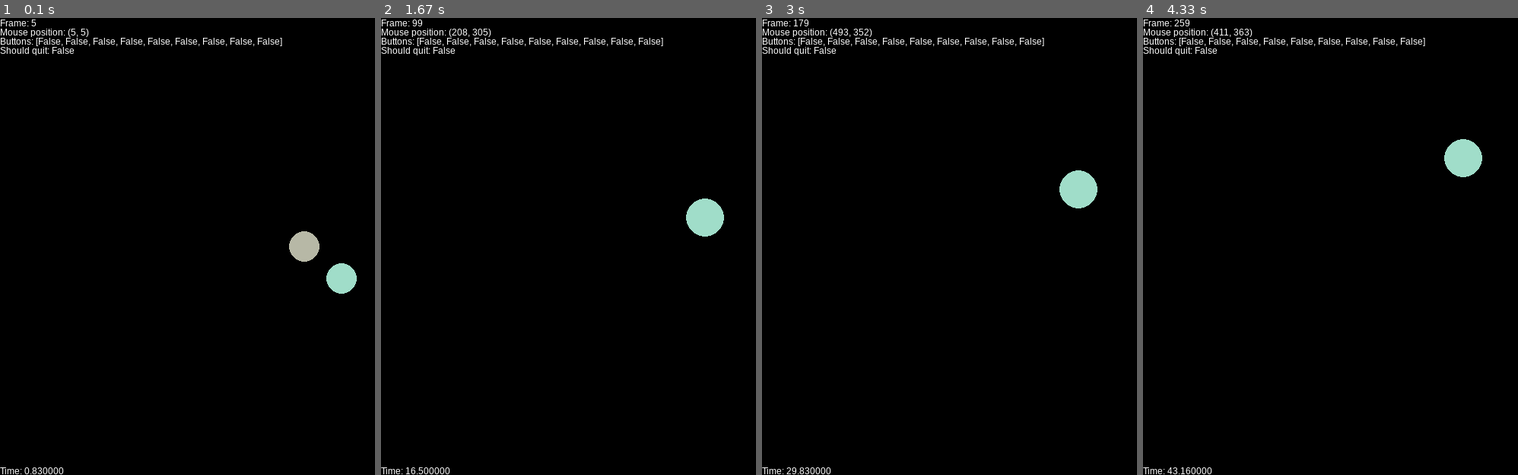
Above: before the commit, frames 1-4 (left to right).
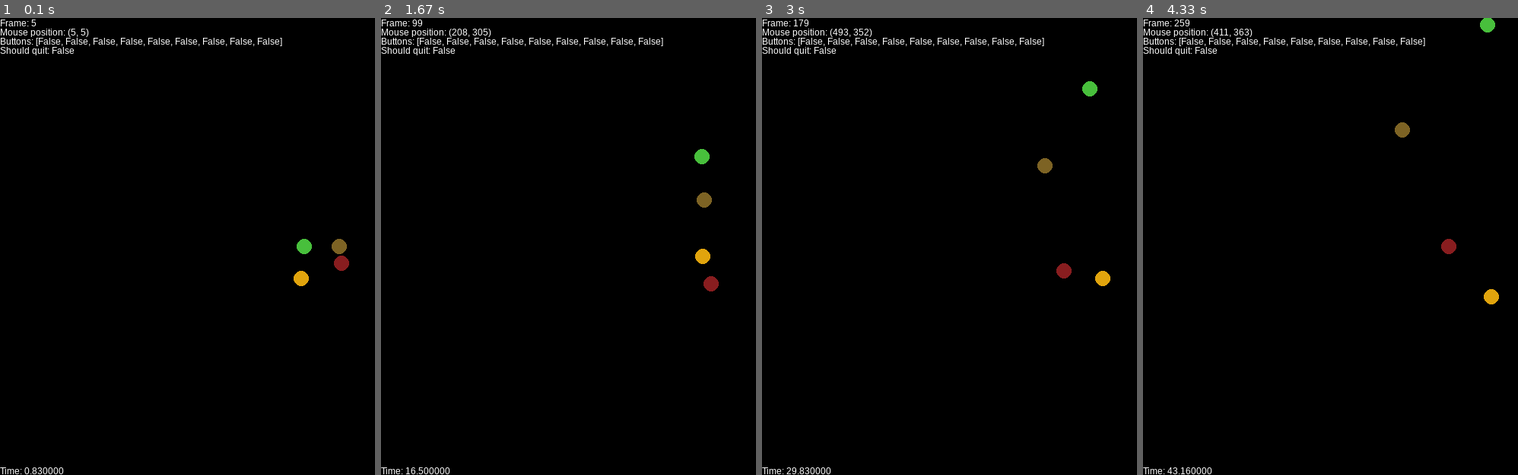
Above: after the commit, the same moments.

Repository: tiboras/IN104_Mathis_Miroux-Thibaud_Rasse
Game: pygame game, started from Project_TA/projet/main.py
Same seed, same stepped clock (60 frames per second), same inputs: the game is played once before the commit and once after it.
Inputs (mouse positions are in pixels of both pictures, inside the frame that each line leads up to):
- Up to frame 1 (0.1 s): no input
- Up to frame 2 (1.67 s): hold Right 0.33-0.8 s; move the mouse to (662, 264) at 0.37 s; hold Up 0.83-1.13 s; move the mouse to (outside the picture) at 0.87 s; hold Right 1.17-1.63 s; move the mouse to (538, 251) at 1.2 s
- Up to frame 3 (3 s): hold Left 1.67-2.2 s; move the mouse to (878, 177) at 1.7 s; hold Down 2.23-2.53 s; move the mouse to (outside the picture) at 2.27 s; hold Left 2.57-2.97 s; move the mouse to (1136, 287) at 2.6 s
- Up to frame 4 (4.33 s): hold Up 3-3.37 s; move the mouse to (1461, 91) at 3.03 s; hold Right 3.4-4.03 s; move the mouse to (1229, 232) at 3.43 s; hold Down from 4.07 s (still down); move the mouse to (1454, 292) at 4.1 s

The runs differ from the first frame. In frame 1, 1.1% of the frame differs, in the area x 77-96%, y 46-61%; in frame 2, 1.0%; in frame 3, 1.1%; in frame 4, 1.1%.

Commit message:
agencement présentation

Diff:
--- a/Project_TA/projet/main.py
+++ b/Project_TA/projet/main.py
@@ -22,22 +22,61 @@
 
 if __name__ == "__main__":
     #tuple(np.random.randint(256, size=3))
+    type=2
 
-    #faire une boucle avec que des add pour afficher plein de corps
-    b1 = Body(Vector2(0, 0),
-              velocity=Vector2(0.00001, 0.00001),
-              mass=10, color=tuple(np.random.randint(256, size=3)),
-              draw_radius=20)
-    b2 = Body(Vector2(1,1),
-              velocity=Vector2(0.0001,-0.2),
-              mass=5,
-              color = tuple(np.random.randint(256, size=3)),
-                draw_radius=20)
+    if type==0:                                             #cas 1 pour présenter la satelisation
+        b1 = Body(Vector2(0, 0),
+                  velocity=Vector2(0.00001, 0.00001),
+                  mass=10, color=tuple(np.random.randint(230, size=3)),
+                  draw_radius=10)
+        b2 = Body(Vector2(1,1),
+                  velocity=Vector2(0.0001,-0.2),
+                  mass=5,
+                  color = tuple(np.random.randint(230, size=3)),
+                    draw_radius=5)
+        world = World()
+        world.add(b1)
+        world.add(b2)
+    if type==1:                                             #cas 1 pour présenter la fusion
+        b1 = Body(Vector2(0, 0),
+                  velocity=Vector2(0.00001, 0.00001),
+                  mass=10, color=tuple(np.random.randint(230, size=3)),
+                  draw_radius=20)
+        b2 = Body(Vector2(1,1),
+                  velocity=Vector2(0.0001,-0.2),
+                  mass=5,
+                  color = tuple(np.random.randint(230, size=3)),
+                    draw_radius=10)
+        world = World()
+        world.add(b1)
+        world.add(b2)
+    if type==2:      # cas 2 pour presenter la config gaz
+        b1 = Body(Vector2(0, 0),
+                  velocity=Vector2(0.00001, 0.00001),
+                  mass=1, color=tuple(np.random.randint(230, size=3)),
+                  draw_radius=10)
+        b2 = Body(Vector2(1,0.5230),
+                  velocity=Vector2(0.0001,-0.1),
+                  mass=1,
+                  color = tuple(np.random.randint(230, size=3)),
+                    draw_radius=10)
+        b3 = Body(Vector2(1, 0),
+                  velocity=Vector2(-0.1, 0.00001),
+                  mass=1, color=tuple(np.random.randint(230, size=3)),
+                  draw_radius=10)
+        b4 = Body(Vector2(0,1),
+                  velocity=Vector2(-0.1,-0.2),
+                  mass=1,
+                  color = tuple(np.random.randint(230, size=3)),
+                    draw_radius=10)
+        world = World()
+        world.add(b1)
+        world.add(b2)
+        world.add(b3)
+        world.add(b4)
 
 
-    world = World()
-    world.add(b1)
-    world.add(b2)
+
 
 
     simulator = Simulator(world, DummyEngine, DummySolver)
